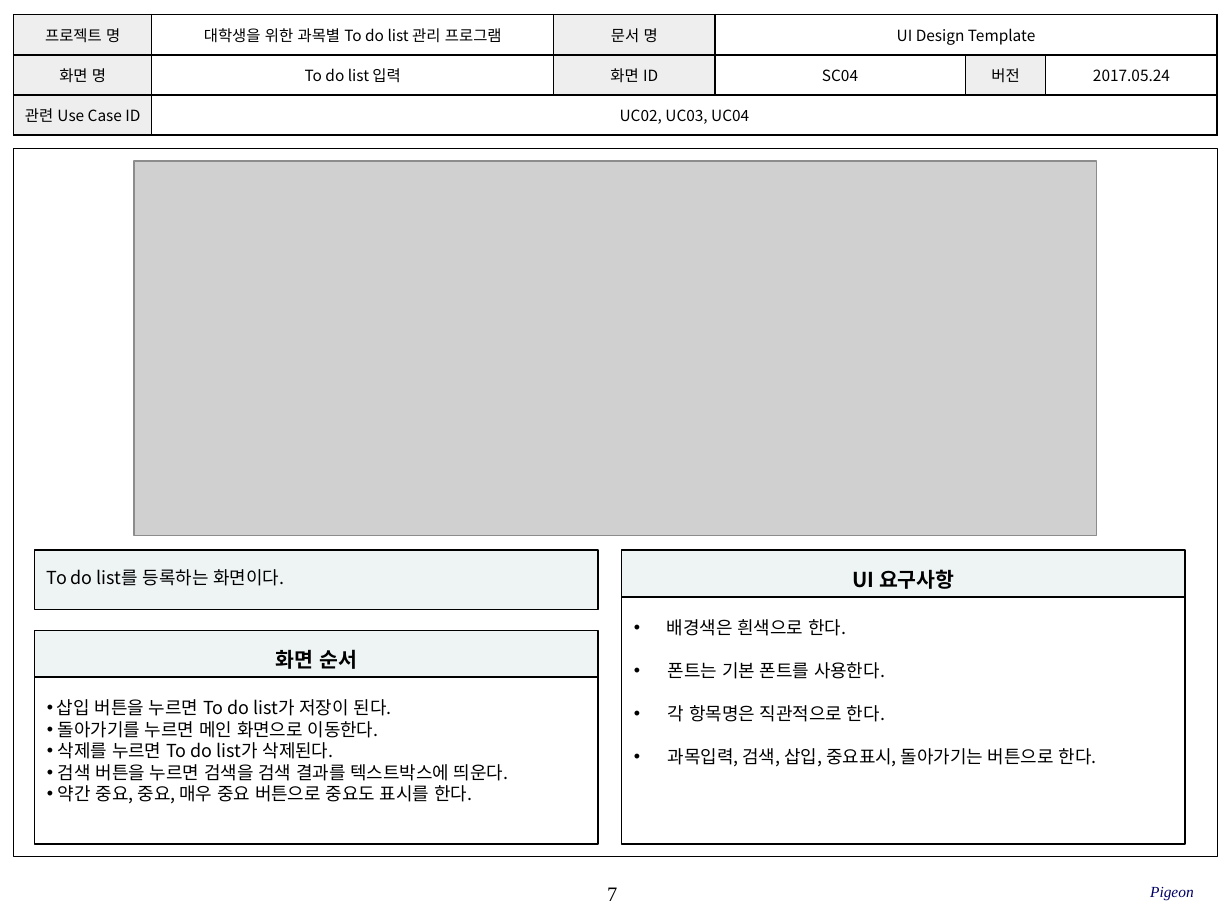
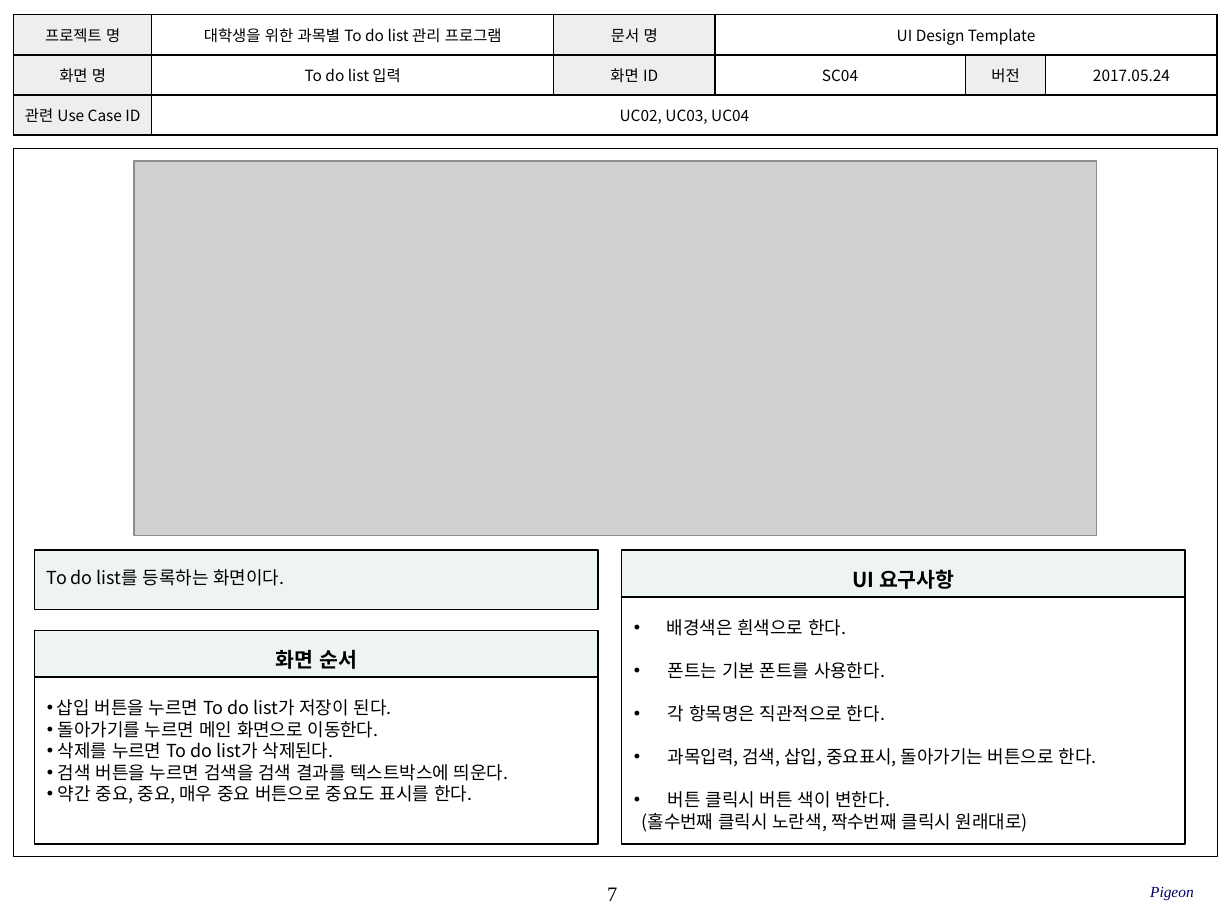
Before and after one commit to SE-admin/9, a slide deck: slide 7 of doc/3_ 설계서/UI Design Template_9_pigeon.pptx. Drawn at 1232x924 pixels with LibreOffice and Linux fonts; fonts in the diff are those of the drawing; grey boxes stand for pictures; background and template pictures are left out. Boxes give left, top, right and bottom in pixels: in the first picture for what was removed or moved away, otherwise in the second. Text is boxed around its words. In the diff, an @@ line names an element or a change of style, - is before the commit and + after.

```diff
--- a/doc/3_ 설계서/UI Design Template_9_pigeon.pptx
+++ b/doc/3_ 설계서/UI Design Template_9_pigeon.pptx
@@ text in rectangle at [642,791,1028,832]: paragraphs added @@
+• 버튼 클릭시 버튼 색이 변한다.
+(홀수번째 클릭시 노란색, 짝수번째 클릭시 원래대로)
```
Also in this commit, not shown: 9 other slides changed.
